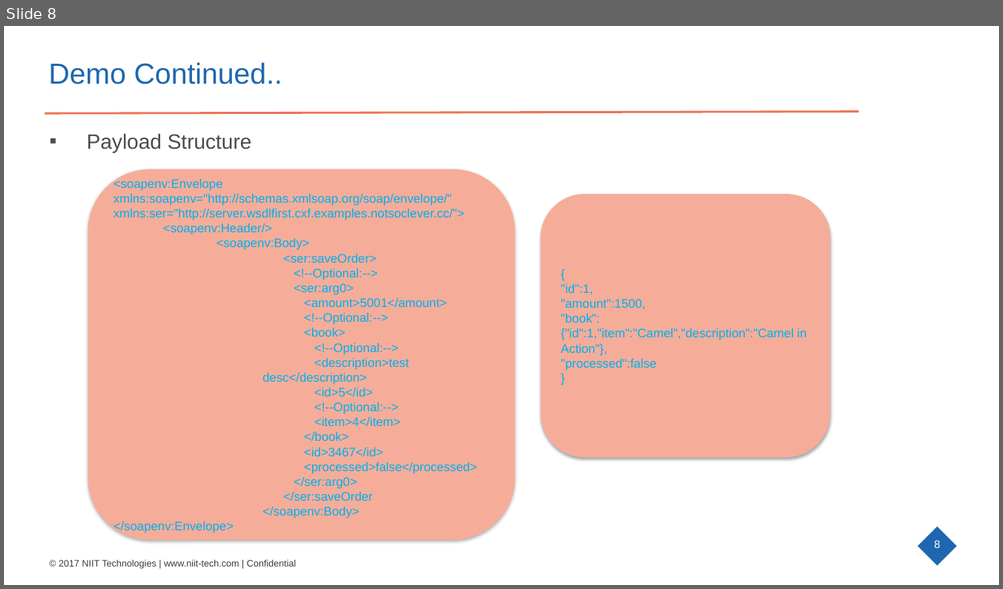
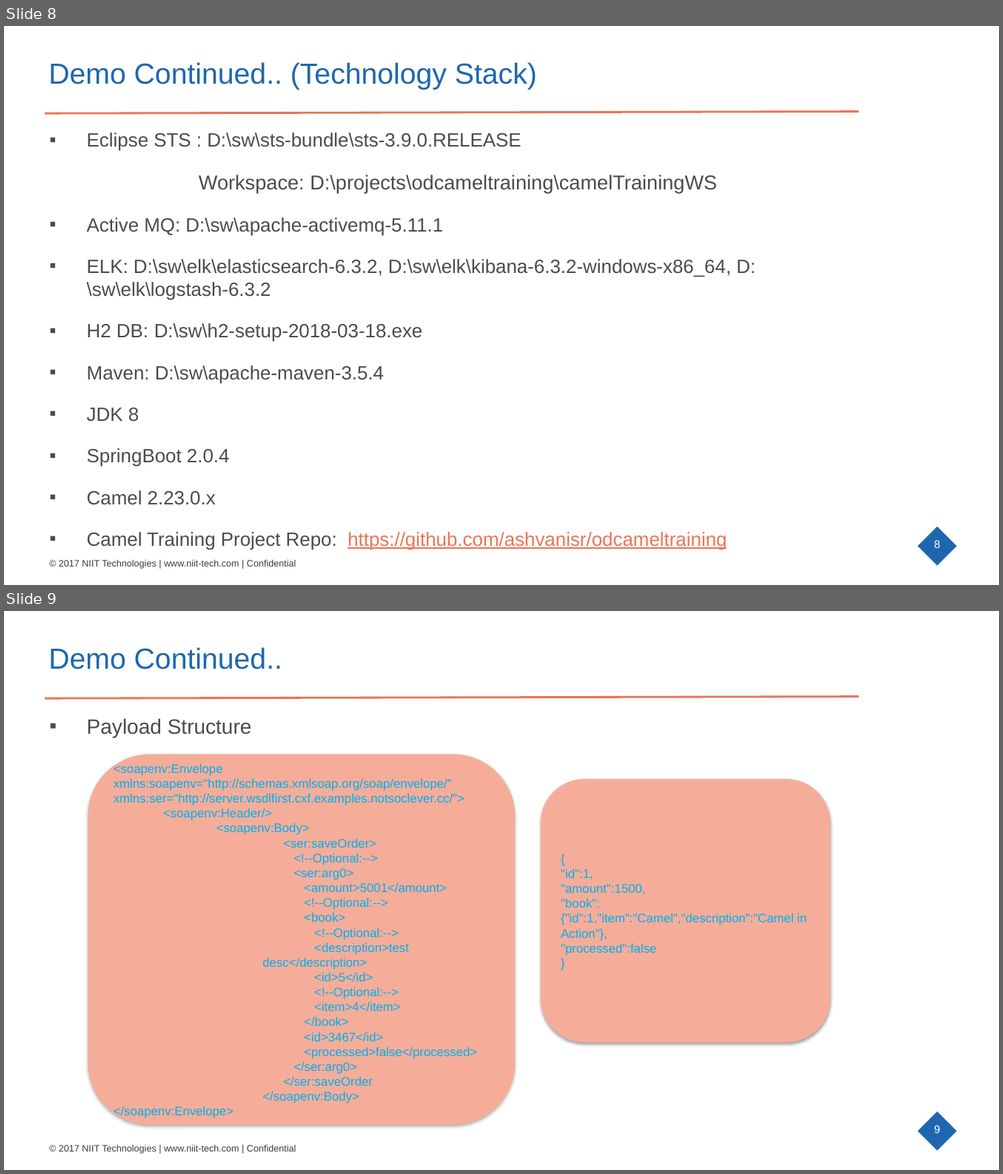
Before and after one commit to ashvanisr/odcameltraining, a slide deck: model/project assignment tasks.pptx. Shown one above the other, each under a label of ours: slide 8 before the commit, slides 8 and 9 after it. The pictures are 1003x589 and 1003x1174 pixels, drawn with LibreOffice and Linux fonts; fonts in the diff are those of the drawing; background and template pictures are left out. Boxes give left, top, right and bottom in pixels: in the first picture for what was removed or moved away, otherwise in the second. Text is boxed around its words. In the diff, an @@ line names an element or a change of style, - is before the commit and + after.

```diff
--- a/model/project assignment tasks.pptx
+++ b/model/project assignment tasks.pptx
@@ slide 8 added at (x1=4, y1=26, x2=999, y2=585), background #FFFFFF; not listed: 4 template elements that a slide beside it also shows @@
@@ text added at (x1=48, y1=62, x2=537, y2=90), 28 pt, text #1E67AF @@
+Demo Continued.. (Technology Stack)
@@ text added at (x1=87, y1=133, x2=755, y2=551), 18.5 pt, text #4B4B4B @@
+▪ Eclipse STS : D:\sw\sts-bundle\sts-3.9.0.RELEASE
+      Workspace: D:\projects\odcameltraining\camelTrainingWS
+▪ Active MQ: D:\sw\apache-activemq-5.11.1
+▪ ELK: D:\sw\elk\elasticsearch-6.3.2, D:\sw\elk\kibana-6.3.2-windows-x86_64, D:\sw\elk\logstash-6.3.2
+▪ H2 DB: D:\sw\h2-setup-2018-03-18.exe
+▪ Maven: D:\sw\apache-maven-3.5.4
+▪ JDK 8
+▪ SpringBoot 2.0.4
+▪ Camel 2.23.0.x
+▪ Camel Training Project Repo: https://github.com/ashvanisr/odcameltraining
@@ what was slide 8 is now slide 9 @@
@@ page number at (x1=933, y1=1125, x2=939, y2=1133): text changed @@
-8
+9
```
Also in this commit, not shown: 3 slides changed, 2 other files.
